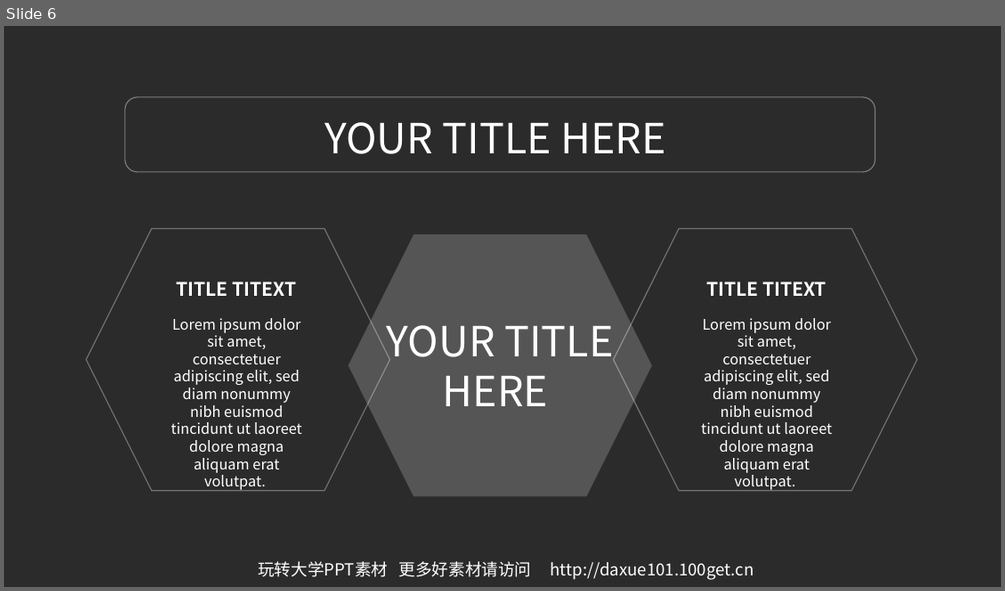
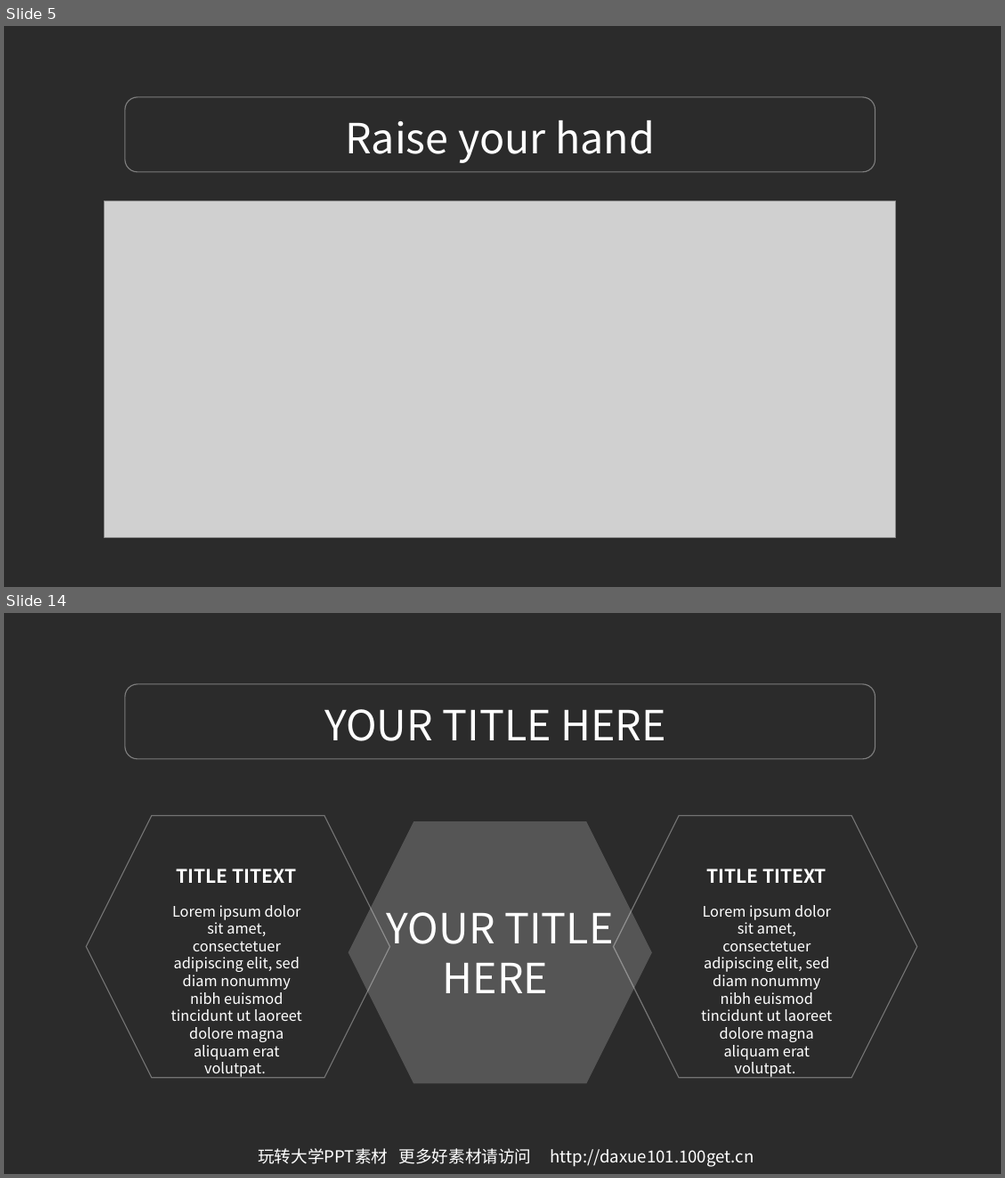
Before and after one commit to JengTallis/ECJam-1, a slide deck: 03.玩转大学PPT高档模板-IOS风格简约蓝ppt模板.ppt. Shown one above the other, each under a label of ours: slide 6 before the commit, slides 5 and 14 after it; the slides between them are not shown. The pictures are 1005x591 and 1005x1178 pixels, drawn with LibreOffice and Linux fonts; fonts in the diff are those of the drawing; grey boxes stand for pictures; background and template pictures are left out; a plain dark background stands for a picture behind light text. Boxes give left, top, right and bottom in pixels: in the first picture for what was removed or moved away, otherwise in the second. Text is boxed around its words. In the diff, an @@ line names an element or a change of style, - is before the commit and + after.

```diff
--- a/03.玩转大学PPT高档模板-IOS风格简约蓝ppt模板.ppt
+++ b/03.玩转大学PPT高档模板-IOS风格简约蓝ppt模板.ppt
@@ slide 5 added at bbox=[4, 26, 1001, 587], background picture (left out) @@
@@ rounded rectangle added at bbox=[125, 97, 874, 172], outline #FFFFFF 0.99 pt @@
@@ text added at bbox=[345, 120, 655, 163], 40 pt, text #FFFFFF @@
+Raise your hand
@@ picture added at bbox=[105, 200, 895, 536] @@
@@ what was slide 6 is now slide 14 @@
```
Also in this commit, not shown: 5 slides changed, 12 other slides added, 4 slides removed, 1 other file.
